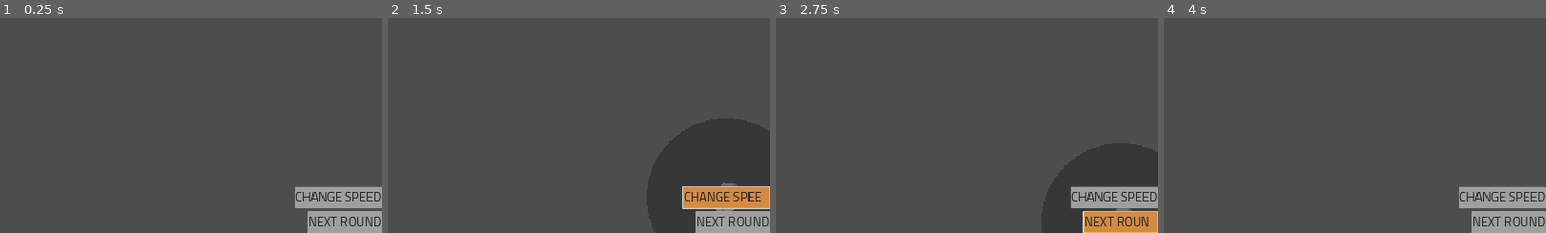
Above: before the commit, frames 1-4 (left to right).
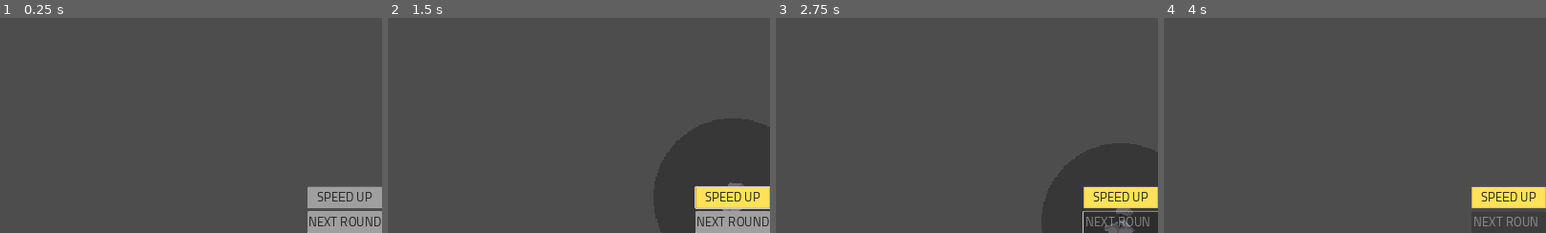
Above: after the commit, the same moments.

Repository: MindVisceral/BoneTD
Game: Godot game, scene res://Levels/Level1/Level1.tscn
Same seed, same stepped clock (60 frames per second), same inputs: the game is played once before the commit and once after it. This scene is started directly instead of the project's main scene. The engine's default icon, where the game draws it, is replaced by a stand-in: a white triangle on a blue panel in a dark square.
Inputs (mouse positions are % of the whole screen's width and height, from its top left):
- Up to frame 1 (0.25 s): no input
- Up to frame 2 (1.5 s): click (95, 4) at 0.5 s; click "CHANGE SPEED" (after the commit: "SPEED UP") at 1.25 s
- Up to frame 3 (2.75 s): click "NEXT ROUND" at 2 s
- Up to frame 4 (4 s): click (95, 98) at 2.75 s, where only the run before the commit has a clickable "NEXT ROUND"; click (95, 4) at 3.5 s
The pictures show only the part of the screen within x 50-100%, y 50-100%; the shares and areas given below are measured in that part.

The runs differ from the first frame. In frame 1, 0.7% of the frame differs, in the area x 77-100%, y 78-89%; in frame 2, 2.3%; in frame 3, 4.1%, in the area x 77-100%, y 78-100%; in frame 4, 3.9%.

Commit message:
Towers - deselection & names, tweaked SpeedUp

Diff:
--- a/Entities/Towers/BaseTower/BaseTower.gd
+++ b/Entities/Towers/BaseTower/BaseTower.gd
@@ -10,13 +10,20 @@
 
 @export_group("Editor-only")
 
+## How is this Tower named in-game? This name will show up in UI.
+@export var ingame_name: String = "":
+	set(w_name):
+		if w_name != ingame_name:
+			ingame_name = w_name
+			update_configuration_warnings()
+
 ## Reference to the level's TowerHandler, the parent of this child Tower.
 ## This is an @export-ed variable (for when a Tower is placed by the level author),
 ## but it is overwritten by this Tower's TempTower when this Tower is placed and added as a child.
 @export var tower_handler: TowerHandler = null:
-	set(p_handler):
-		if p_handler != tower_handler:
-			tower_handler = p_handler
+	set(w_handler):
+		if w_handler != tower_handler:
+			tower_handler = w_handler
 			update_configuration_warnings()
 
 ## This Button is visible in-editor, but invisible in-game (we just remove its Normal texture)
@@ -131,6 +138,9 @@
 ## Show a warning when the Tower is not set up properly in the Editor.
 func _get_configuration_warnings() -> PackedStringArray:
 	var warnings: PackedStringArray = []
+
+	if ingame_name == "":
+		warnings.append("This Tower does not have its in-game name set!")
 
 	if tower_handler == null:
 		warnings.append("TowerHandler must be selected as an @export-ed variable
@@ -321,10 +331,10 @@
 	pass
 
 
-## When the Tower is instantiated (including 'upgrades') or otherwise changed,
+## When the Tower is instantiated (including 'upgrades') or when it's otherwise changed,
 ## some of its visuals must be updated.
 ## NOTE: This function shouldn't be used every frame, though it is used that way in the Editor!
-## NOTE: During regular play, it should work more like signals.
+## NOTE: During regular play, it depends on signals.
 func update_tower_visuals() -> void:
 	## TowerRangeVisuals must match TowerRange collider's radius.
 	## To this end, we scale TowerRangeVisuals Sprite2D by the right amount, which I determinted to
@@ -341,7 +351,6 @@
 	## Everything that follows only matters when not in the Editor!
 	if not Engine.is_editor_hint():
 
-		## NOTE: Toggle TowerRangeVisuals visibility - it only matters when this Tower is selected;
 		## If this Tower specifically is currently selected...
 		if tower_handler.selected_tower_ref == self:
 			## Make this Tower's TowerRangeVisuals visible
@@ -356,8 +365,10 @@
 
 
 		## HERE:
-		## presumably, bullet sprite should be included here too (???),
+		## presumably, bullet sprite should be included here too (???) - NOTE: Not anymore! Ignore.
 		## among other stuff. Function WIP!
+
+
 
 
 ## When this Tower's TowerSelectionButton is pressed...
@@ -370,11 +381,9 @@
 
 
 	## Other Towers must know that they are not selected!
+	## This signal is connected to each Tower's update_tower_visuals() function.
+	## So this signal makes every Tower update its visuals, including this one!
 	tower_handler.new_tower_selected.emit()
-	## ^This makes them hide their visuals,^
-	#
-	## while this Tower makes its own show up.
-	update_tower_visuals()
 
 
 ###-------------------------------------------------------------------------###
@@ -447,7 +456,8 @@
 	## TowerHandler should forget about this Tower before we queue_free() it.
 	tower_handler.selected_tower_ref = null
 
-	## Ignore the signal's name. This is here just to disable all Menus that rely on this Tower.
+	## Ignore the signal's name. This is here just to disable all Menus that rely on this Tower,
+	## like the SelectedTowerMenu.
 	## NOTE: As things are currently, this also updates all other Towers' visuals!
 	## NOTE: HERE: Make a new signal if that is undesirable.
 	tower_handler.new_tower_selected.emit()
--- a/Entities/Towers/GunTurret/GunTurret.tscn
+++ b/Entities/Towers/GunTurret/GunTurret.tscn
@@ -11,6 +11,7 @@
 radius = 12.0
 
 [node name="GunTurret" instance=ExtResource("1_5b2p6")]
+ingame_name = "Gun Turret"
 upgrade_1 = ExtResource("2_v6uwq")
 upgrade_1_details = "Makes the Turret shoot in short burst and deal higher damage"
 shot_delay = 0.6
--- a/Entities/Towers/TempTower.gd
+++ b/Entities/Towers/TempTower.gd
@@ -86,6 +86,9 @@
 	## Set the Collider shape to be the same as the Tower's
 	tower_collider.shape = new_tower.tower_collider.shape
 
+	## HERE: Temporary!
+	tower_handler.disable_deselector()
+
 
 ###-------------------------------------------------------------------------###
 ##### TempTower core functions
@@ -118,10 +121,20 @@
 			self.queue_free()
 
 
+
+			## HERE: Temporary!
+			tower_handler.enable_deselector()
+
+
 	## Cancel placing the Tower.
 	elif Input.is_action_just_pressed("RMB"):
 		tower_handler.player_placing_tower = false
 		self.queue_free()
+
+
+
+		## HERE: Temporary!
+		tower_handler.enable_deselector()
 
 
 ###-------------------------------------------------------------------------###
--- a/Levels/Level1/Level1.tscn
+++ b/Levels/Level1/Level1.tscn
@@ -105,9 +105,26 @@
 [node name="Round20" parent="RoundHandler" instance=ExtResource("3_gmuuh")]
 enemy_resources = Array[ExtResource("3_33haa")]([SubResource("Resource_0sdhy")])
 
+[node name="Deselector" type="Button" parent="."]
+anchors_preset = 15
+anchor_right = 1.0
+anchor_bottom = 1.0
+offset_right = 1920.0
+offset_bottom = 1080.0
+grow_horizontal = 2
+grow_vertical = 2
+size_flags_horizontal = 8
+localize_numeral_system = false
+mouse_force_pass_scroll_events = false
+action_mode = 0
+shortcut_feedback = false
+shortcut_in_tooltip = false
+flat = true
+
 [node name="EnvironmentObstacles" type="Node2D" parent="."]
 
-[node name="TowerHandler" parent="." node_paths=PackedStringArray("selected_tower_menu") instance=ExtResource("4_6772l")]
+[node name="TowerHandler" parent="." node_paths=PackedStringArray("deselector", "selected_tower_menu") instance=ExtResource("4_6772l")]
+deselector = NodePath("../Deselector")
 selected_tower_menu = NodePath("../GUI/TemporaryGUI/SelectedTowerDraggableMenu")
 
 [node name="MovementPath" type="Path2D" parent="."]
@@ -243,17 +260,18 @@
 [node name="speed_up_button" type="Button" parent="GUI/TemporaryGUI"]
 layout_mode = 1
 anchors_preset = -1
-anchor_left = 0.886
+anchor_left = 0.903
 anchor_top = 0.894
 anchor_right = 1.0
 anchor_bottom = 0.943
-offset_left = 31.8799
-offset_top = 0.479919
+offset_left = -0.760254
+offset_top = 0.479858
 offset_bottom = -0.440002
 grow_horizontal = 0
 grow_vertical = 0
+toggle_mode = true
 action_mode = 0
-text = "CHANGE SPEED"
+text = "SPEED UP"
 
 [node name="SelectedTowerDraggableMenu" parent="GUI/TemporaryGUI" instance=ExtResource("8_gw4ds")]
 custom_minimum_size = Vector2(600, 400)
@@ -268,6 +286,14 @@
 theme_type_variation = &"DarkPanel"
 
 [node name="Label" parent="GUI/TemporaryGUI/SelectedTowerDraggableMenu" index="1"]
+anchor_left = 0.013
+anchor_top = -0.01
+anchor_right = 0.438
+anchor_bottom = 0.085
+offset_left = 0.2
+offset_top = 4.76837e-07
+offset_right = -172.8
+offset_bottom = -2.0
 theme_type_variation = &"LightLabel"
 text = "<Tower name goes here>
 "
@@ -411,6 +437,7 @@
 bbcode_enabled = true
 text = "[center] This upgrade does Y"
 
+[connection signal="pressed" from="Deselector" to="TowerHandler" method="deselect_tower"]
 [connection signal="pressed" from="GUI/TemporaryGUI/speed_up_button" to="SpeedUp" method="change_time_scale"]
 [connection signal="pressed" from="GUI/TemporaryGUI/SelectedTowerDraggableMenu/SellPanelContainer/SellBackgroundPanel/SellButton" to="TowerHandler" method="_on_sell_pressed"]
 [connection signal="pressed" from="GUI/TemporaryGUI/SelectedTowerDraggableMenu/Upgrade1PanelContainer/Upgrade1BackgroundPanel/Upgrade1Button" to="TowerHandler" method="_on_upgrade1_pressed"]
--- a/Levels/RoundHandler.gd
+++ b/Levels/RoundHandler.gd
@@ -73,9 +73,16 @@
 		## Pass on these two references and start the Round.
 		round.initialize(path_reference, self)
 
+		## Disable the "NEXT ROUND" Button until the current Round is over.
+		nextRound_button.disabled = true
+
 		## We wait for this Round to be over before we start the next one.
 		await round.round_is_over_signal
 		print("ROUND: ", round, " IS OVER, queue_free-d")
+
+		## Enable the Button
+		nextRound_button.disabled = false
+
 		## This round is over, now we can (and will) wait for the Player to start the next round
 		await nextRound_button.pressed
 		print("NEXT ROUND started")
--- a/Levels/TowerHandler.gd
+++ b/Levels/TowerHandler.gd
@@ -9,6 +9,10 @@
 ## Reference to the TempTower scene.
 ## That's the placeholder which follows the mouse and displays where a Tower will be placed.
 @export var temp_tower: PackedScene
+
+## This Button takes up the whole scren, is invisible,
+## and when it's pressed selected_tower_ref is set to null to deselect the current Tower.
+@export var deselector: Button
 
 ## This Menu is used to Upgrade and Sell Towers.
 @export var selected_tower_menu: Control
@@ -77,6 +81,34 @@
 
 
 ###-------------------------------------------------------------------------###
+##### UI - Tower deselection
+###-------------------------------------------------------------------------###
+
+## Deselect currently selected Tower
+func deselect_tower() -> void:
+	selected_tower_ref = null
+
+	## All Towers are connected to this signal, and in result they all become deselected.
+	## This signal also fires the toggle_tower_selection function down below,
+	## which disables the shared SelectedTowerMenu.
+	new_tower_selected.emit()
+
+
+## Disable the Deselector button - necessary when attempting to place a new Tower.
+## TempTower just cannot place anything, because it's blocked by the Button.
+func disable_deselector() -> void:
+	deselector.disabled = true
+	deselector.visible = false
+
+
+## Enable the Deselector button.
+func enable_deselector() -> void:
+	deselector.disabled = false
+	deselector.visible = true
+
+
+
+###-------------------------------------------------------------------------###
 ##### Tower functions
 ###-------------------------------------------------------------------------###
 
@@ -141,6 +173,10 @@
 	## the UI is not yet finalized and the code is messy
 
 
+	## Put up the Tower's in-game name in the UI's default Label in the top of the Window.
+	$"../GUI/TemporaryGUI/SelectedTowerDraggableMenu/Label".text = \
+		selected_tower_ref.ingame_name
+
 	## Update the label which shows currently selected Tower's sell value
 	%MoneyLabel.text = "[center]Value: [img]res://placeholder_2.png[/img]" + \
 		str(selected_tower_ref.sell_value)
--- a/Resources/SpeedUp.gd
+++ b/Resources/SpeedUp.gd
@@ -29,6 +29,8 @@
 ## We only need one Tween; If we made a new one on every time, they would interfere with each other
 var time_tween: Tween
 
+## Is the game sped up at the momet?
+var active: bool = false
 
 ###-------------------------------------------------------------------------###
 ##### Setup
@@ -47,8 +49,10 @@
 ## NOTE: Connected with the right button through the Editor
 func change_time_scale() -> void:
 
-	## If time_scale is about equal to default_time_scale time, we tween to target_time_scale
-	if time_scale >= (default_time_scale - 0.05):
+	## If the game is going at its default speed, speed it up.
+	if not active:
+
+		active = true
 
 		## And now we may apply the new time scale.
 		time_tween = get_tree().create_tween()
@@ -63,7 +67,9 @@
 
 
 	## Otherwise, we tween back to default_time_scale time.
-	else:
+	elif active:
+
+		active = false
 
 		## And now we may apply the new time scale.
 		time_tween = get_tree().create_tween()
